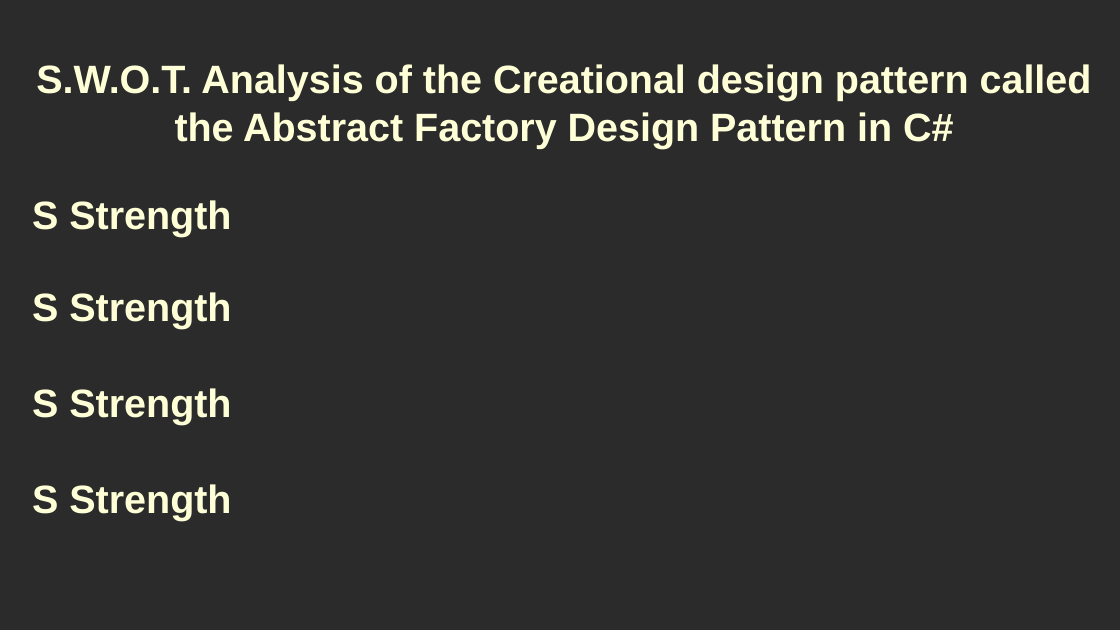
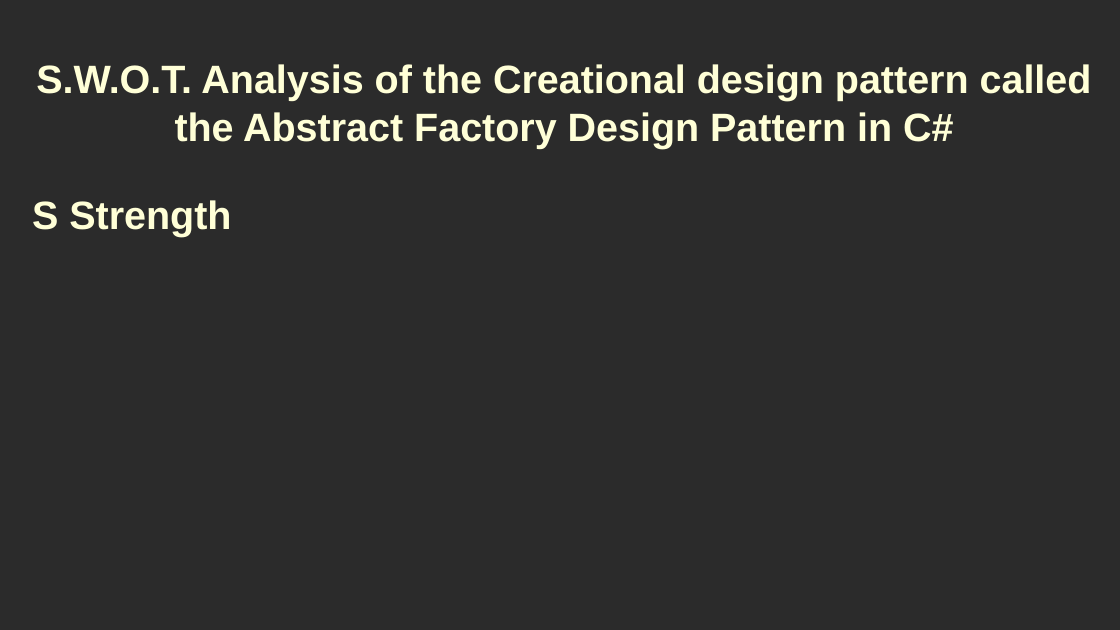
Before and after one commit to RayAndrade/CSharpStudy, a slide deck: slide 3 of Creational/AbstractFactory/swot/swot.odp (slide 2 before the commit). Drawn at 1120x630 pixels with LibreOffice and Linux fonts; fonts in the diff are those of the drawing; background and template pictures are left out; a plain dark background stands for a picture behind light text. Boxes give left, top, right and bottom in pixels: in the first picture for what was removed or moved away, otherwise in the second. Text is boxed around its words. In the diff, an @@ line names an element or a change of style, - is before the commit and + after.

```diff
--- a/Creational/AbstractFactory/swot/swot.odp
+++ b/Creational/AbstractFactory/swot/swot.odp
@@ title removed at <box>32,292,231,329</box> @@
-S Strength
@@ title removed at <box>32,388,231,425</box> @@
-S Strength
@@ title removed at <box>32,484,231,521</box> @@
-S Strength
```
Also in this commit, not shown: 20 slides added, 9 other files.
